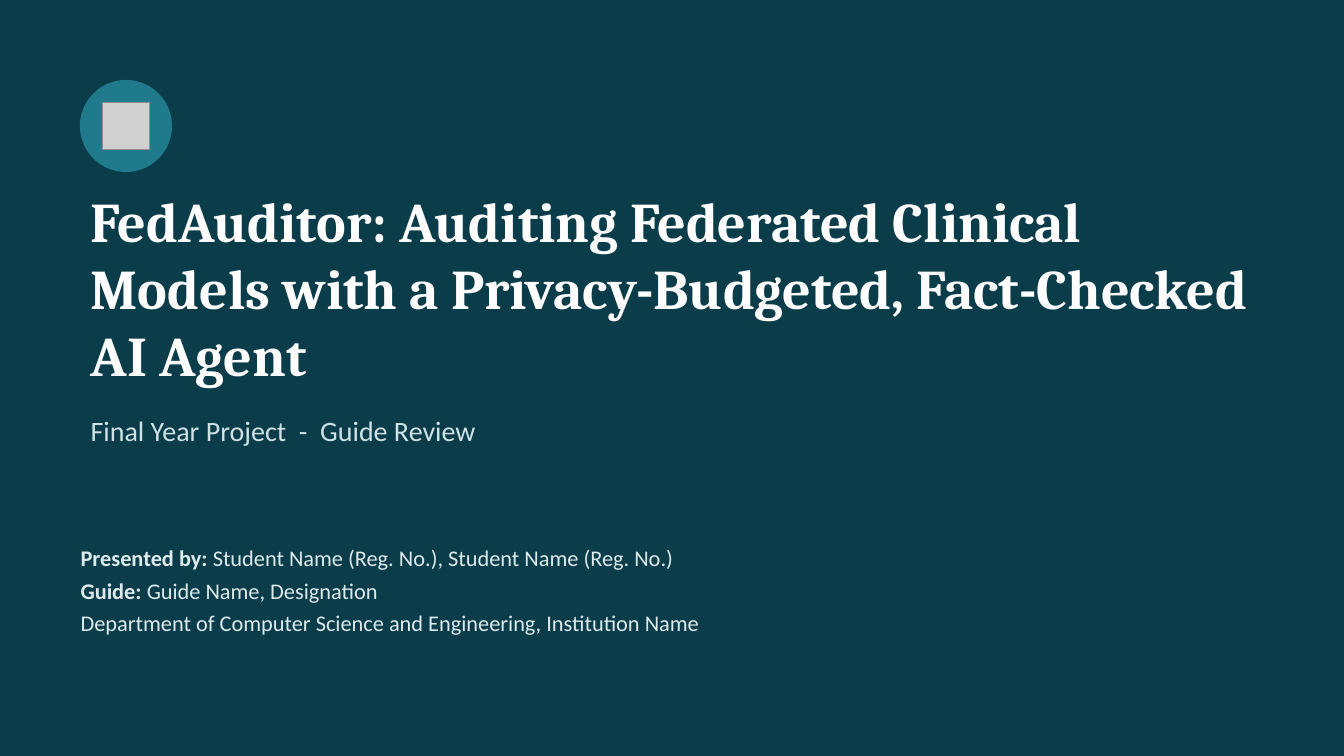
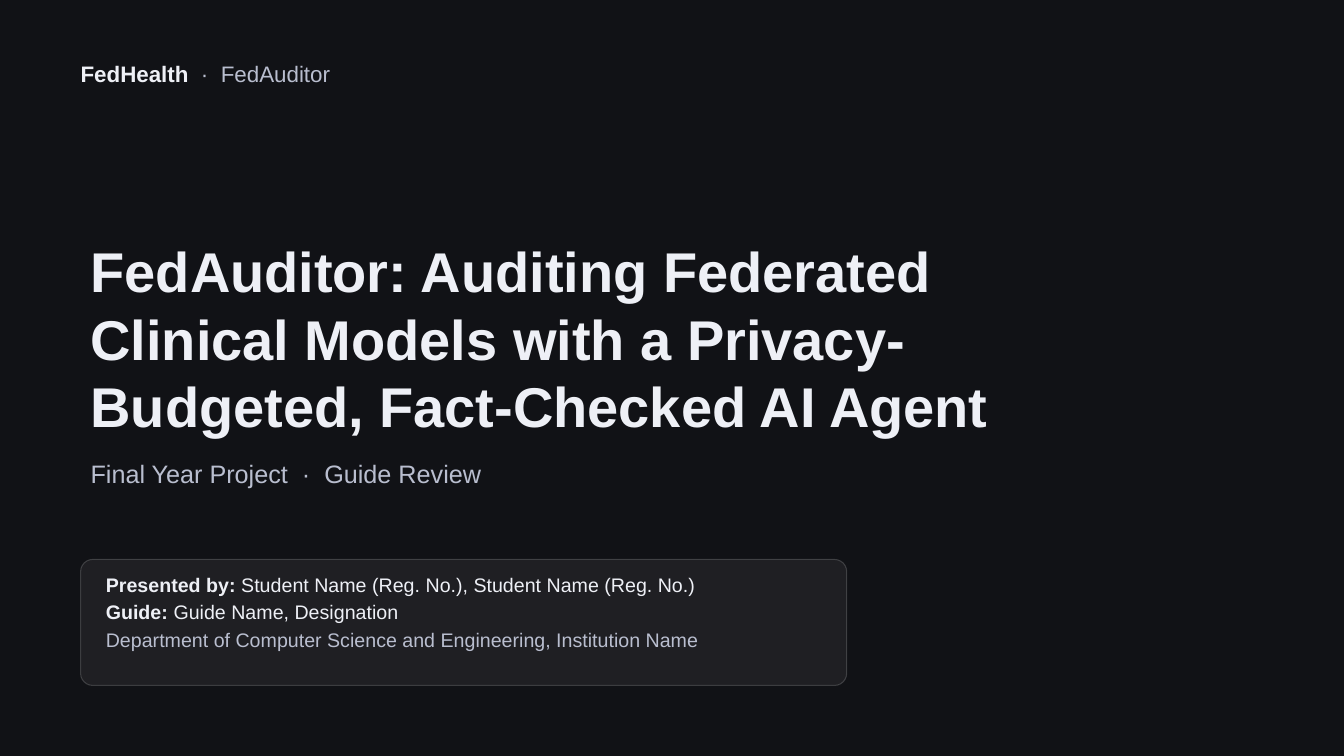
Before and after one commit to sanjayimmanuel24/Fedauditor, a slide deck: slide 1 of docs/presentation/FedAuditor_Guide_Review.pptx. Drawn at 1344x756 pixels with LibreOffice and Linux fonts; fonts in the diff are those of the drawing; grey boxes stand for pictures; background and template pictures are left out; a plain dark background stands for a picture behind light text. Boxes give left, top, right and bottom in pixels: in the first picture for what was removed or moved away, otherwise in the second. Text is boxed around its words. In the diff, an @@ line names an element or a change of style, - is before the commit and + after.

```diff
--- a/docs/presentation/FedAuditor_Guide_Review.pptx
+++ b/docs/presentation/FedAuditor_Guide_Review.pptx
@@ background #0B3C49 to picture (left out) @@
@@ rectangle added at (0, 0, 1344, 756), fill #04050C at 65% opacity @@
@@ ellipse removed at (81, 81, 171, 171) @@
@@ text added at (81, 65, 330, 83), 16 pt, text #B9BECF @@
+FedHealth · FedAuditor
@@ picture removed at (103, 103, 150, 150) @@
@@ title "FedAuditor: Auditing Federated Clinical Models ...": place and size @@
-title "FedAuditor: Auditing Federated Clinical Models ..." at (91, 203, 1248, 389)
+title "FedAuditor: Auditing Federated Clinical Models ..." at (91, 251, 987, 437)
@@ title "FedAuditor: Auditing Federated Clinical Models ..." at (91, 251, 987, 437): font Cambria to Arial, text colour #FFFFFF to #EEF0F6 @@
@@ text at (91, 464, 481, 488): text changed; size 20 to 18 pt; font Calibri to Arial; text colour #CFE3E6 to #B9BECF @@
-Final Year Project - Guide Review
+Final Year Project · Guide Review
@@ rounded rectangle added at (81, 560, 847, 686), fill #FFFFFF at 6% opacity, outline #FFFFFF 0.75 pt @@
@@ text "Presented by: Student Name (Reg. ...": place and size @@
-text "Presented by: Student Name (Reg. ..." at (81, 550, 699, 635)
+text "Presented by: Student Name (Reg. ..." at (106, 577, 698, 651)
@@ text "Presented by: Student Name (Reg. ..." at (106, 577, 698, 651): size 16 to 14 pt, font Calibri to Arial; text colour #DDEBED to #EEF0F6 in "Presented by: Student Name (Reg. No.), Student ...", "Guide: Guide Name, Designation"; text colour #DDEBED to #B9BECF in "Department of Computer Science and Engineering, Institution ..."; less space between paragraphs @@
```
Also in this commit, not shown: 11 other slides changed, 24 other files.
